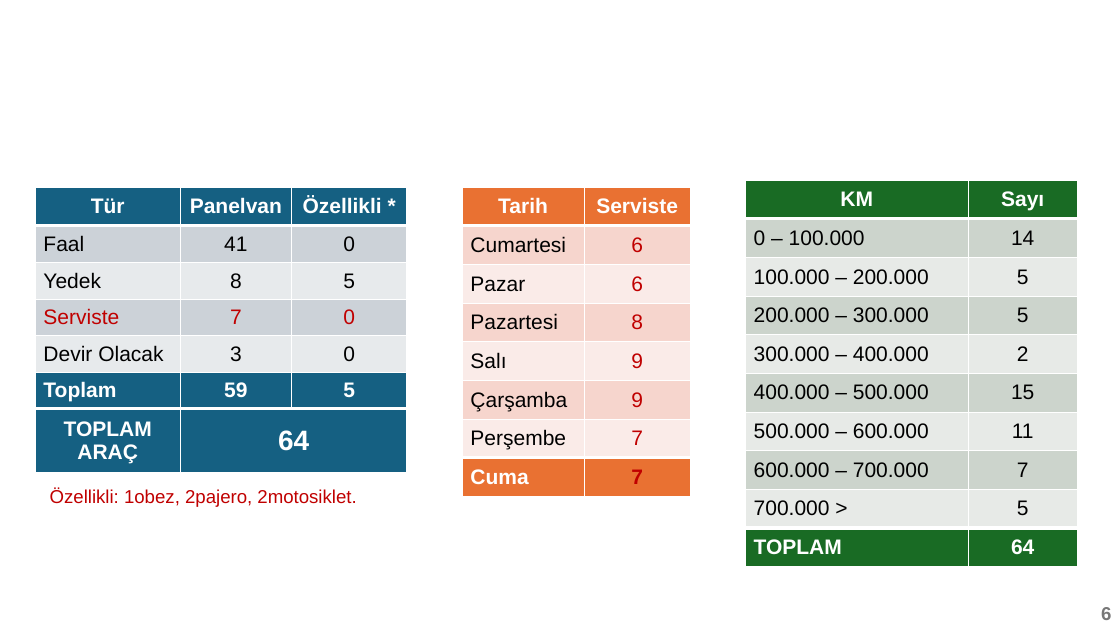
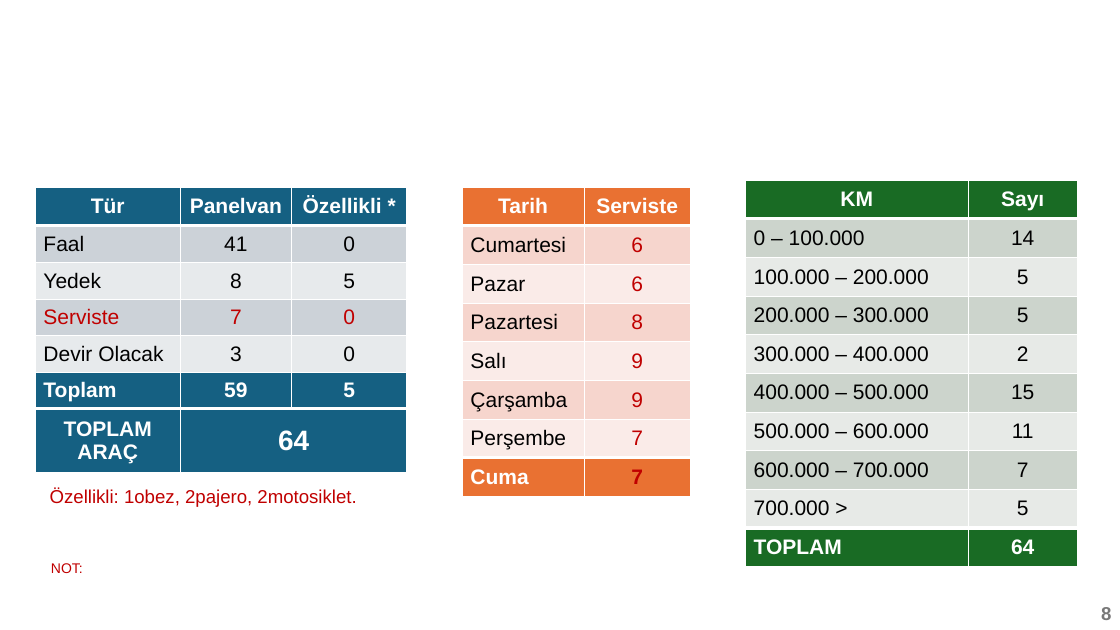
Before and after one commit to Canakkale112AcilSaglik/iasb, a slide deck: slide 8 of bulten-template.pptx (slide 6 before the commit). Drawn at 1120x630 pixels with LibreOffice and Linux fonts; fonts in the diff are those of the drawing; background and template pictures are left out. Boxes give left, top, right and bottom in pixels: in the first picture for what was removed or moved away, otherwise in the second. Text is boxed around its words. In the diff, an @@ line names an element or a change of style, - is before the commit and + after.

```diff
--- a/bulten-template.pptx
+++ b/bulten-template.pptx
@@ text added at [51,563,83,573], 12 pt, text #C00000 @@
+NOT:
```
Also in this commit, not shown: 8 other slides changed, 1 slide added, 6 other files.
